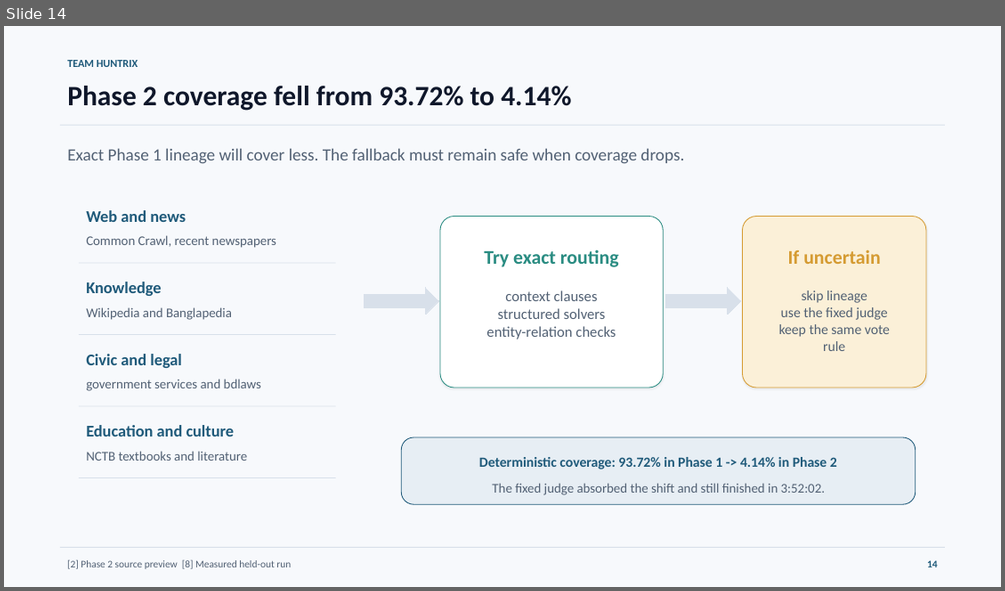
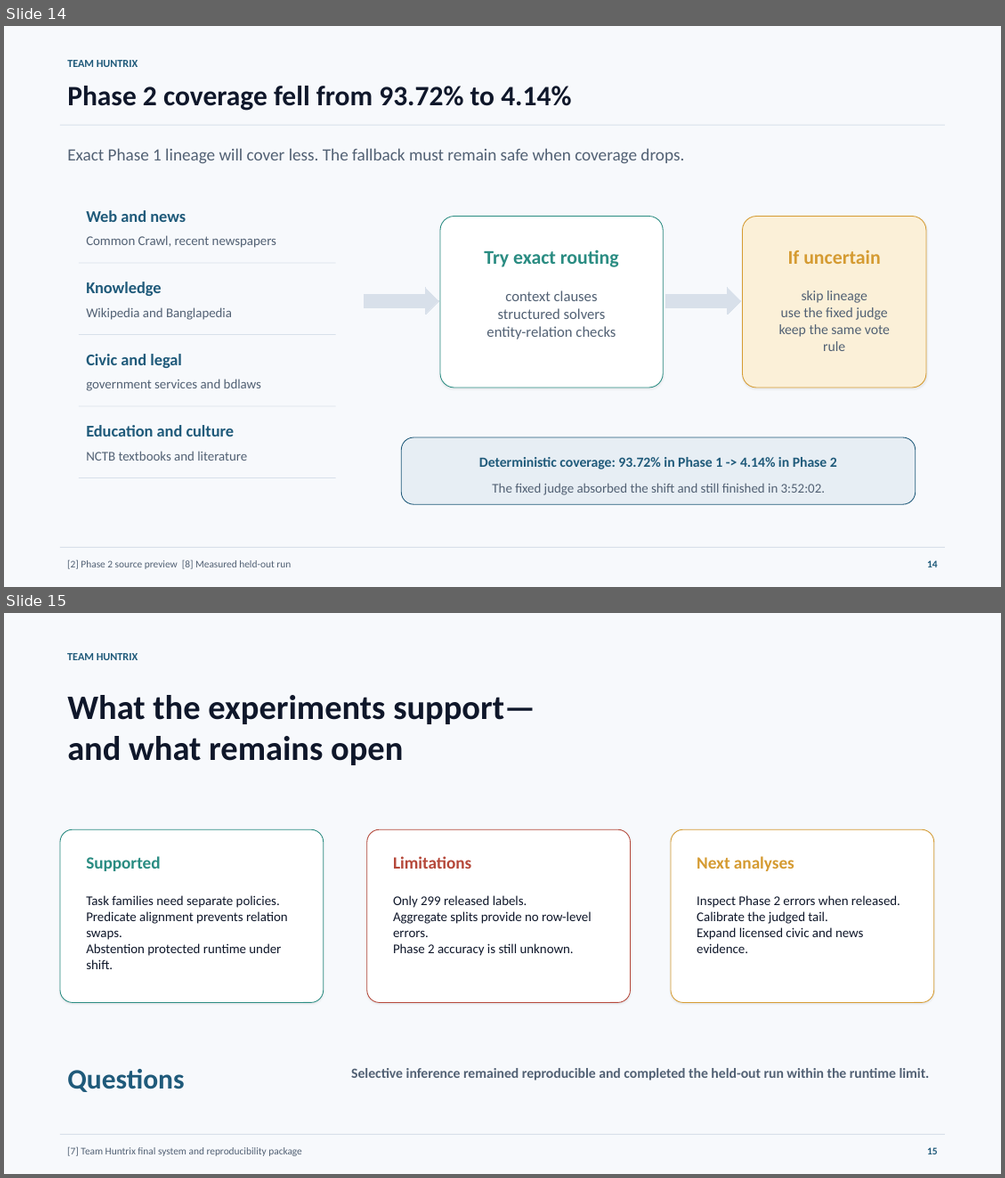
Before and after one commit to Seyamalam/bengali-hallucination-v91-submission, a slide deck: presentation/Huntrix_Final_Presentation.pptx. Shown one above the other, each under a label of ours: slide 14 before the commit, slides 14 and 15 after it. The pictures are 1005x591 and 1005x1178 pixels, drawn with LibreOffice and Linux fonts; fonts in the diff are those of the drawing. Boxes give left, top, right and bottom in pixels: in the first picture for what was removed or moved away, otherwise in the second. Text is boxed around its words. In the diff, an @@ line names an element or a change of style, - is before the commit and + after.

```diff
--- a/presentation/Huntrix_Final_Presentation.pptx
+++ b/presentation/Huntrix_Final_Presentation.pptx
@@ slide 15 added at <box>4,613,1001,1174</box>, background #F7F9FC @@
@@ text added at <box>67,653,138,660</box>, 10.5 pt, text #1F5A7A, bold @@
+TEAM HUNTRIX
@@ text added at <box>67,695,535,765</box>, 33 pt, text #0F172A, bold @@
+What the experiments support—
+and what remains open
@@ rounded rectangle added at <box>60,830,324,1003</box>, fill #FFFFFF, outline #2A8C82 0.75 pt @@
@@ rounded rectangle added at <box>367,830,630,1003</box>, fill #FFFFFF, outline #B5483A 0.75 pt @@
@@ rounded rectangle added at <box>671,830,934,1003</box>, fill #FFFFFF, outline #D59B32 0.75 pt @@
@@ text added at <box>86,856,160,871</box>, 16.5 pt, text #2A8C82, bold @@
+Supported
@@ text added at <box>393,856,471,868</box>, 16.5 pt, text #B5483A, bold @@
+Limitations
@@ text added at <box>696,856,794,871</box>, 16.5 pt, text #D59B32, bold @@
+Next analyses
@@ text added at <box>86,895,288,969</box>, 12.8 pt, text #0F172A @@
+Task families need separate policies.
+Predicate alignment prevents relation swaps.
+Abstention protected runtime under shift.
@@ text added at <box>393,895,591,956</box>, 12.8 pt, text #0F172A @@
+Only 299 released labels.
+Aggregate splits provide no row-level errors.
+Phase 2 accuracy is still unknown.
@@ text added at <box>696,895,900,953</box>, 12.8 pt, text #0F172A @@
+Inspect Phase 2 errors when released.
+Calibrate the judged tail.
+Expand licensed civic and news evidence.
@@ text added at <box>67,1069,184,1092</box>, 27 pt, text #1F5A7A, bold @@
+Questions
@@ text added at <box>351,1068,930,1080</box>, 13.5 pt, text #526174, bold @@
+Selective inference remained reproducible and completed the held-out run within the runtime limit.
@@ line added from (60, 1135) to (945, 1135), #D8E0EA 0.75 pt @@
@@ text added at <box>67,1146,302,1156</box>, 9.8 pt, text #526174 @@
+[7] Team Huntrix final system and reproducibility package
@@ text added at <box>927,1147,938,1154</box>, 9.8 pt, text #1F5A7A, bold @@
+15
```
Also in this commit, not shown: 5 slides changed, 2 other slides added, 3 slides removed, 4 other files.
